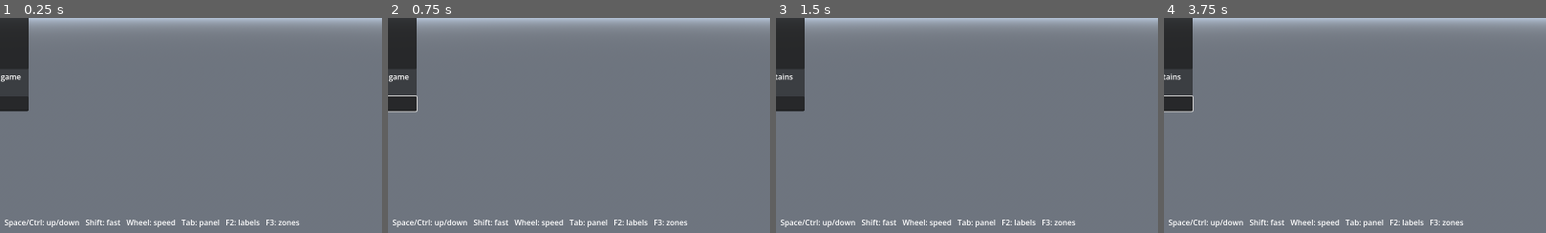
Above: before the commit, frames 1-4 (left to right).
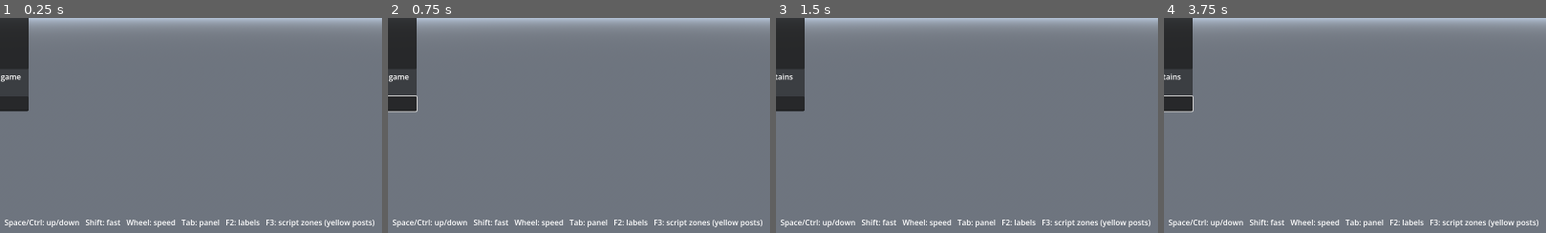
Above: after the commit, the same moments.

Repository: skw-1337/terra-nova-viewer
Game: Godot game, scene res://main.tscn
Same seed, same stepped clock (60 frames per second), same inputs: the game is played once before the commit and once after it.
Inputs (mouse positions are % of the whole screen's width and height, from its top left):
- Up to frame 1 (0.25 s): no input
- Up to frame 2 (0.75 s): click (12, 70) at 0.52 s; type "12" at 0.6 s
- Up to frame 3 (1.5 s): tap Enter at 1.25 s; move the mouse to (72, 45) at 1.27 s; hold D from 1.28 s (still down); tap Tab at 1.35 s; click (72, 45) at 1.42 s
- Up to frame 4 (3.75 s): tap Space at 1.52, 2, 2.27, 3.5 s; move the mouse to (30, 55) at 2.02 s; release D at 2.03 s; hold S 2.03-2.78 s; tap Ctrl at 2.1 s; click (30, 55) at 2.17 s; tap Enter at 2.75 s; move the mouse to (60, 28) at 2.77 s; hold D 2.78-3.53 s; hold Shift 2.78-3.53 s; click (60, 28) at 2.92 s; move the mouse to (45, 70) at 3.52 s; hold W from 3.53 s (still down); tap Tab at 3.6 s; click (45, 70) at 3.67 s
The pictures show only the part of the screen within x 19-69%, y 50-100%; the shares and areas given below are measured in that part.

The runs differ from the first frame. In frame 1, 0.4% of the frame differs, in the area x 73-98%, y 93-98%; in frame 2, 0.4%; in frame 3, 0.4%; in frame 4, 0.4%.

Commit message:
Smaller zone markers

Diff:
--- a/scripts/viewer.gd
+++ b/scripts/viewer.gd
@@ -136,7 +136,7 @@
 	status.anchor_bottom = 1.0
 	status.offset_left = 10
 	status.offset_top = -34
-	status.text = "Right mouse: look   WASD/ZQSD: move   Space/Ctrl: up/down   Shift: fast   Wheel: speed   Tab: panel   F2: labels   F3: zones"
+	status.text = "Right mouse: look   WASD/ZQSD: move   Space/Ctrl: up/down   Shift: fast   Wheel: speed   Tab: panel   F2: labels   F3: script zones (yellow posts)"
 	ui.add_child(status)
 
 
@@ -325,26 +325,28 @@
 
 
 func _add_zone(m: Dictionary, z: Dictionary) -> void:
+	# script zone (waypoint, trigger, drop / pickup point): thin post, name at eye level
 	var ground := TNData.height_at(m, z["x"], z["y"])
 	var cyl := CylinderMesh.new()
-	cyl.top_radius = 0.15
-	cyl.bottom_radius = 0.15
-	cyl.height = 14.0
+	cyl.top_radius = 0.07
+	cyl.bottom_radius = 0.07
+	cyl.height = 6.0
 	var mi := MeshInstance3D.new()
 	mi.mesh = cyl
 	mi.material_override = mats["zone"]
-	mi.position = Vector3(z["x"], ground + 7.0, z["y"])
+	mi.position = Vector3(z["x"], ground + 3.0, z["y"])
 	mi.add_to_group("zones")
 	mi.visible = zones_on
 	var l := Label3D.new()
 	l.text = z["name"]
 	l.billboard = BaseMaterial3D.BILLBOARD_ENABLED
 	l.font_size = 40
-	l.pixel_size = 0.03
+	l.pixel_size = 0.018
 	l.modulate = Color(1.0, 0.9, 0.3)
 	l.outline_size = 12
-	l.visibility_range_end = 400.0
-	l.position = Vector3(0, 8.0, 0)
+	l.visibility_range_end = 300.0
+	l.fixed_size = false
+	l.position = Vector3(0, 3.6, 0)
 	mi.add_child(l)
 	world.add_child(mi)
 
